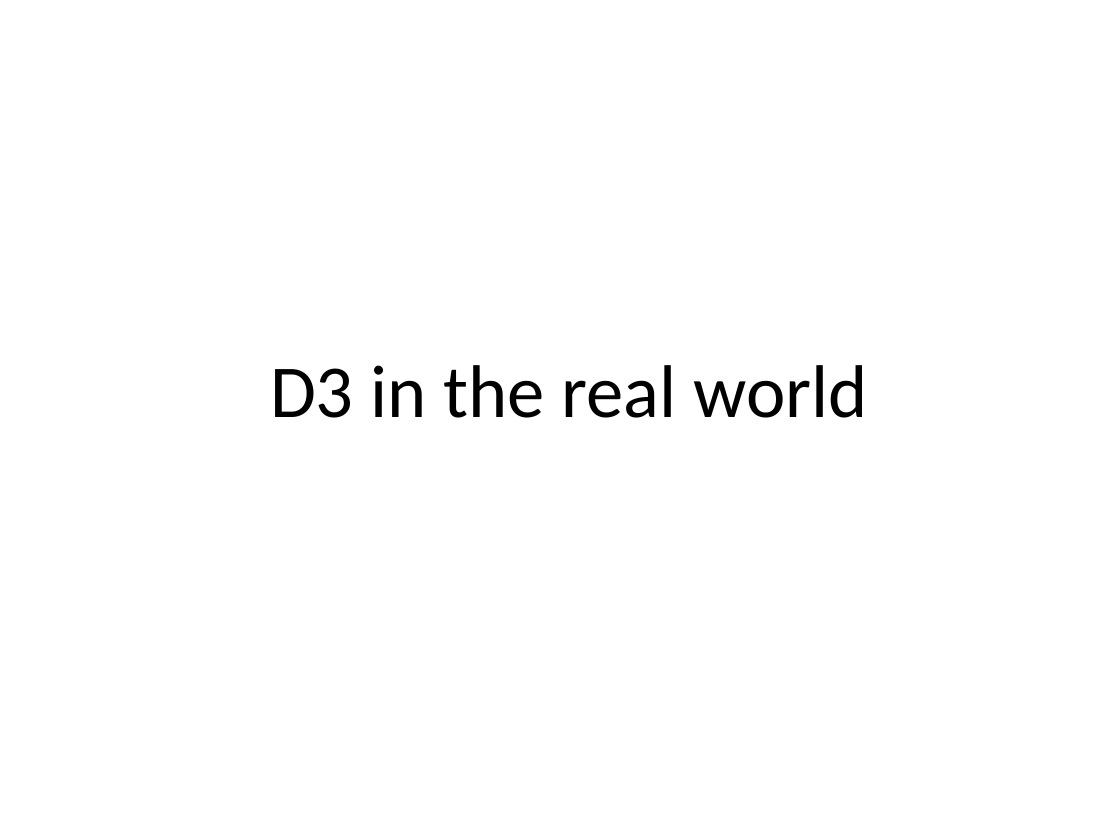
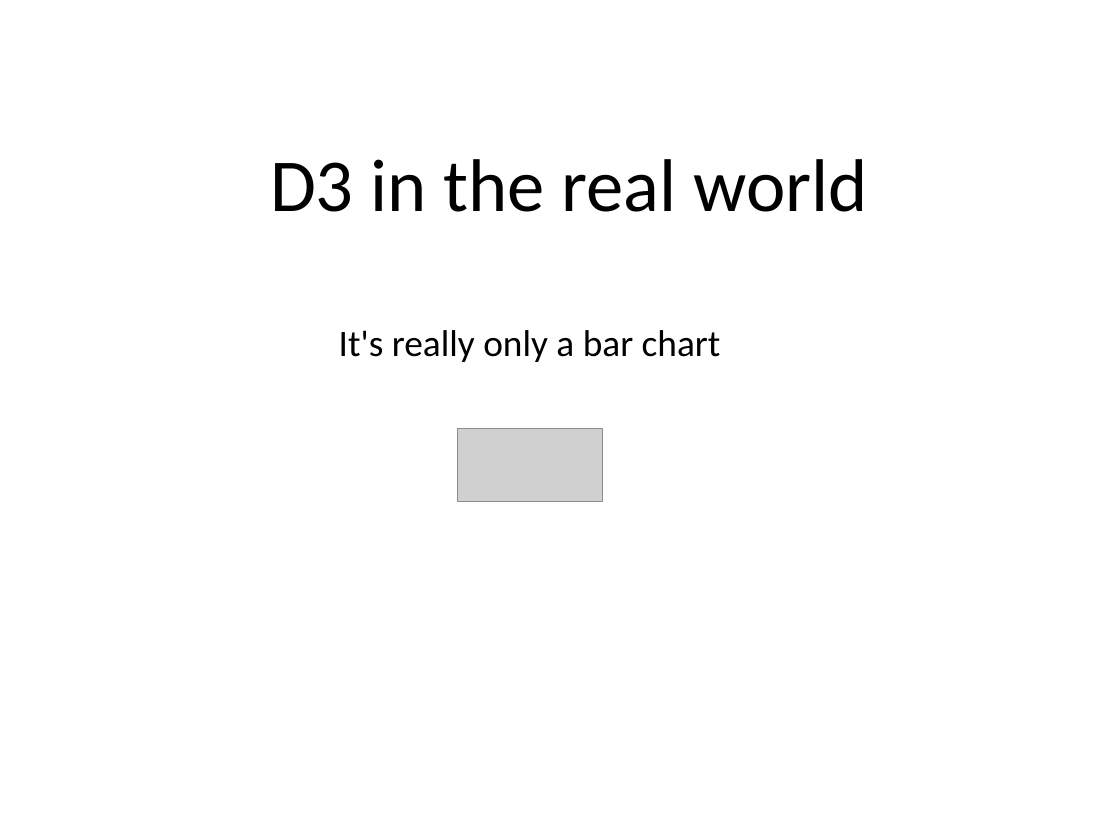
Before and after one commit to benralexander/intro-to-D3, a slide deck: slide 57 of D3_slides.pptx. Drawn at 1120x840 pixels with LibreOffice and Linux fonts; fonts in the diff are those of the drawing; grey boxes stand for pictures. Boxes give left, top, right and bottom in pixels: in the first picture for what was removed or moved away, otherwise in the second. Text is boxed around its words. In the diff, an @@ line names an element or a change of style, - is before the commit and + after.

```diff
--- a/D3_slides.pptx
+++ b/D3_slides.pptx
@@ title "D3 in the real world": place and size @@
-title "D3 in the real world" at box(270, 365, 868, 418)
+title "D3 in the real world" at box(270, 159, 868, 212)
@@ text added at box(339, 330, 721, 362), 24 pt, text #000000 @@
+It's really only a bar chart
@@ picture added at box(457, 429, 601, 502) @@
```
Also in this commit, not shown: 5 other slides changed, 5 slides added, 3 slides removed, 3 other files.
